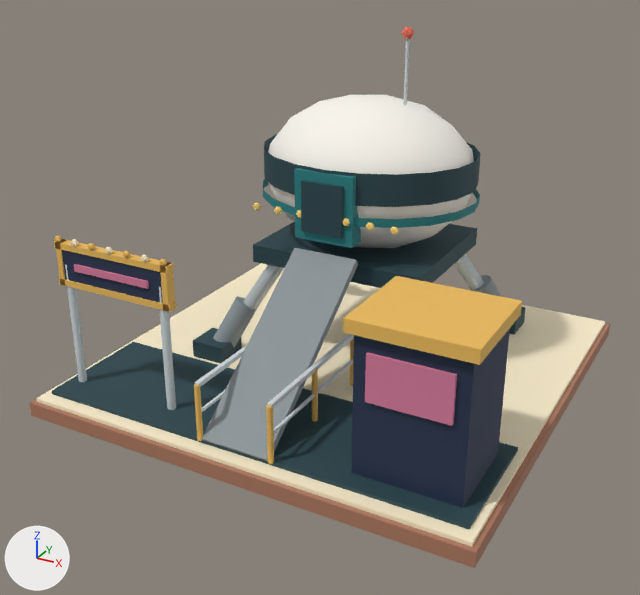
A saved change to the glTF model games/brightway-park/public/art/models/ride_simulator.glb.
Rendered twice from a 50 mm camera at (6.2, -12.17, 7.4) aimed at (-0.12, -0.68, 1.65). The axes (+X, +Y, +Z) are drawn at lower left. The lights are the same throughout. The picture after the commit comes second. Where no turn or scale is listed for an object, it has been applied to the vertices.

In view in the first picture: 'ride_simulator_0', 'ride_simulator_1', 'ride_simulator_10', 'ride_simulator_12', 'ride_simulator_13', 'ride_simulator_14', 'ride_simulator_2', 'ride_simulator_3', 'ride_simulator_4', 'ride_simulator_5', 'ride_simulator_6', 'ride_simulator_7', 'ride_simulator_8', 'ride_simulator_9' and 1 more.
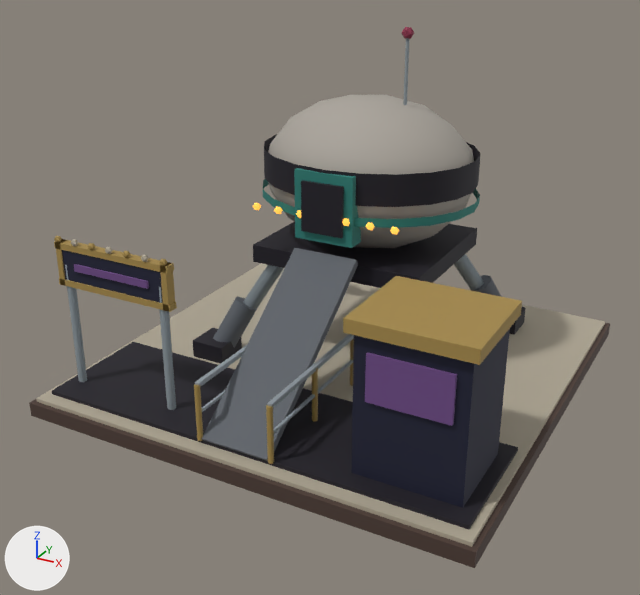
Pixel boxes (x1, y1, x2, y2) of what changed, in the pictures (640 x 595 px):
'ride_simulator_2', recoloured (dark cyan to black)
    both: (52, 180, 526, 529)
'ride_simulator_1', recoloured
    both: (36, 239, 605, 547)
'ride_simulator_4', recoloured (grey to dark grey)
    both: (202, 248, 501, 461)
'ride_simulator_5', recoloured (white to grey)
    both: (268, 95, 474, 248)
'ride_simulator_12', recoloured
    both: (54, 236, 522, 464)
'ride_simulator_0', recoloured
    both: (29, 323, 610, 568)
'ride_simulator_14', recoloured
    both: (74, 264, 457, 426)
'ride_simulator_10', recoloured
    both: (65, 38, 409, 433)
'ride_simulator_3', recoloured
    both: (243, 254, 484, 309)
'ride_simulator_8', surface changed
    both: (252, 203, 399, 235)

What the commit changed:
Material 'Material_0' (mat_material_0) changes colour from brown #ad7960 to brown #4d3b33; in linear values from (0.418, 0.191, 0.117) to (0.0742, 0.0437, 0.0331).
Material 'Material_1' (mat_material_1) changes colour from beige #fff1cf to grey #b1a895; in linear values from (1.0, 0.88, 0.624) to (0.44, 0.392, 0.301).
Material 'Material_2' (mat_material_2) changes colour from dark cyan #24444c to black #17131f; in linear values from (0.0176, 0.0578, 0.0723) to (0.00857, 0.00651, 0.0137).
Material 'Material_3' (mat_material_3) changes colour from light grey #d4dde0 to grey #8f9aa0; in linear values from (0.658, 0.723, 0.745) to (0.275, 0.323, 0.352).
Material 'Material_4' (mat_material_4) changes colour from grey #8d969a to dark grey #5a5f66; in linear values from (0.266, 0.305, 0.323) to (0.102, 0.114, 0.133).
Material 'Material_5' (mat_material_5) changes colour from white #fbf7ee to grey #a9a39a; in linear values from (0.965, 0.93, 0.855) to (0.397, 0.366, 0.323).
In material 'Material_8' (mat_material_8), emission_strength is now set to 1.0.
Material 'Material_10' (mat_material_10) changes colour from light grey #d4dde0 to grey #8f9aa0; in linear values from (0.658, 0.723, 0.745) to (0.275, 0.323, 0.352).
Material 'Material_12' (mat_material_12) changes colour from orange #edbc5c to brown #a68a4a; in linear values from (0.847, 0.503, 0.107) to (0.381, 0.254, 0.0685).
Material 'Material_14' (mat_material_14) changes colour from pink #d77c9d to purple #6e4a86; in linear values from (0.68, 0.202, 0.337) to (0.156, 0.0685, 0.238).
